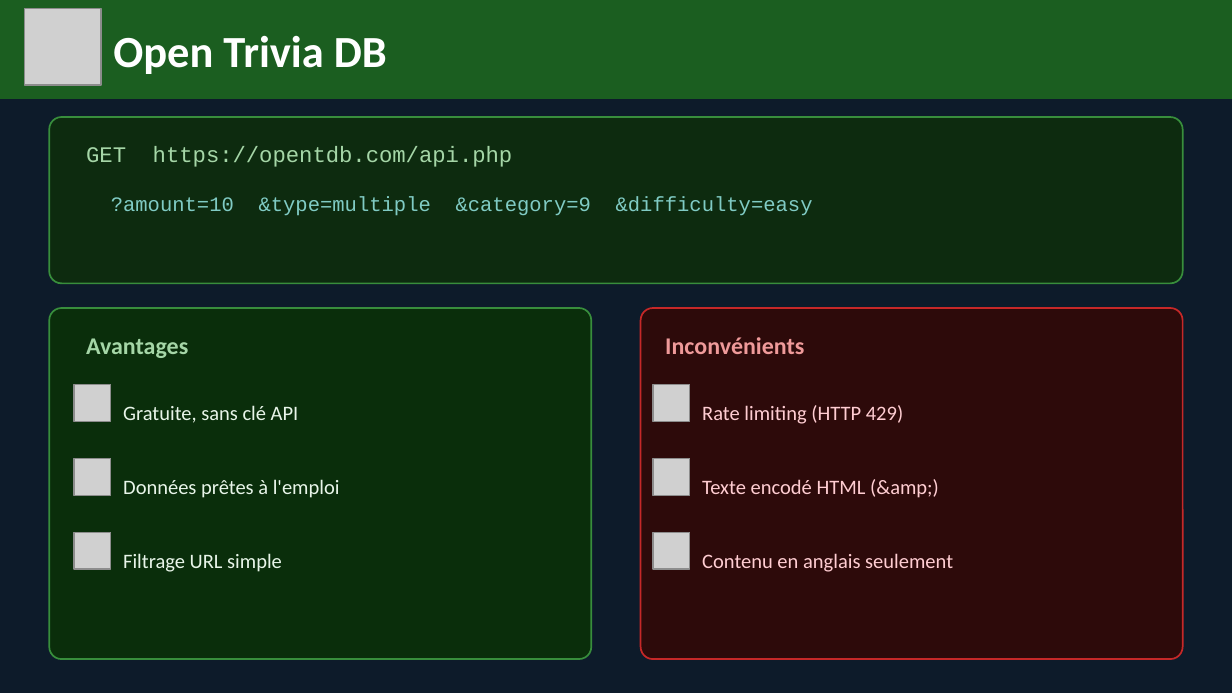
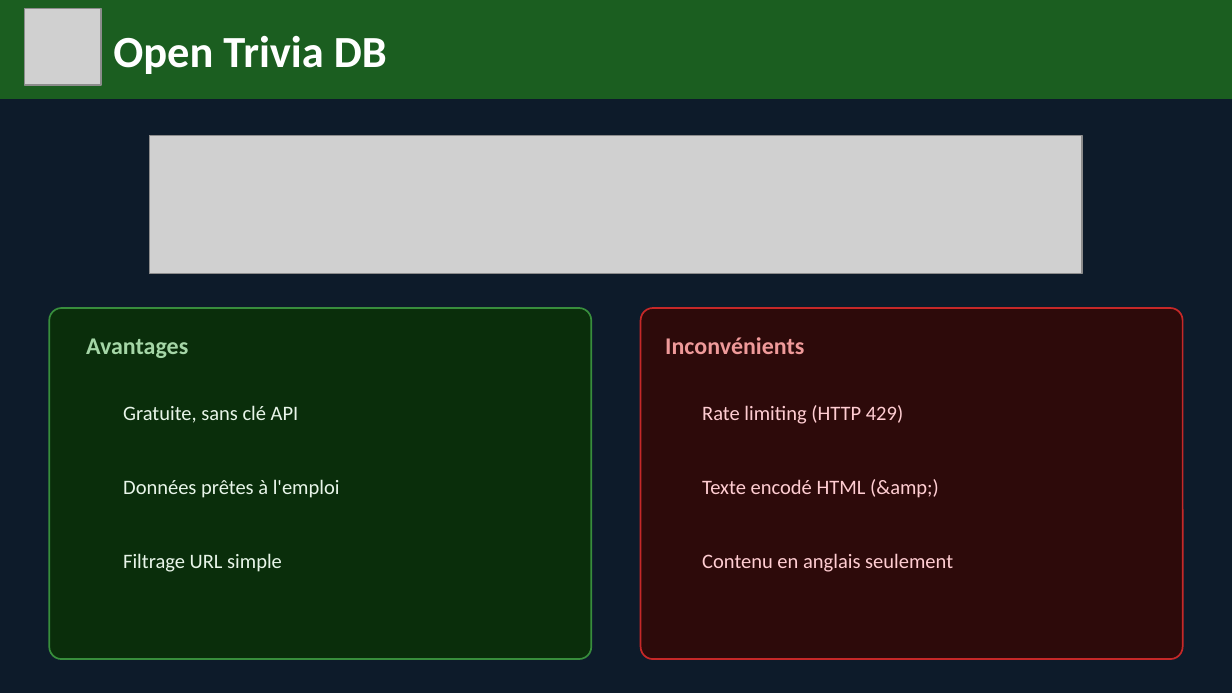
Before and after one commit to calystoxi/quizCG, a slide deck: slide 6 of presentation/Presentation_Quiz.pptx (slide 5 before the commit). Drawn at 1232x693 pixels with LibreOffice and Linux fonts; fonts in the diff are those of the drawing; grey boxes stand for pictures. Boxes give left, top, right and bottom in pixels: in the first picture for what was removed or moved away, otherwise in the second. Text is boxed around its words. In the diff, an @@ line names an element or a change of style, - is before the commit and + after.

```diff
--- a/presentation/Presentation_Quiz.pptx
+++ b/presentation/Presentation_Quiz.pptx
@@ rounded rectangle removed at [49,117,1183,283] @@
@@ text removed at [86,146,513,167] @@
-GET https://opentdb.com/api.php
@@ picture added at [150,136,1083,274] @@
@@ text removed at [111,196,813,216] @@
-?amount=10 &type=multiple &category=9 &difficulty=easy
@@ picture removed at [74,384,111,421] @@
@@ picture removed at [653,384,690,421] @@
@@ picture removed at [74,458,111,495] @@
@@ picture removed at [653,458,690,495] @@
@@ picture removed at [74,532,111,569] @@
@@ picture removed at [653,532,690,569] @@
```
Also in this commit, not shown: 1 other slide changed, 1 slide added, 1 other file.
